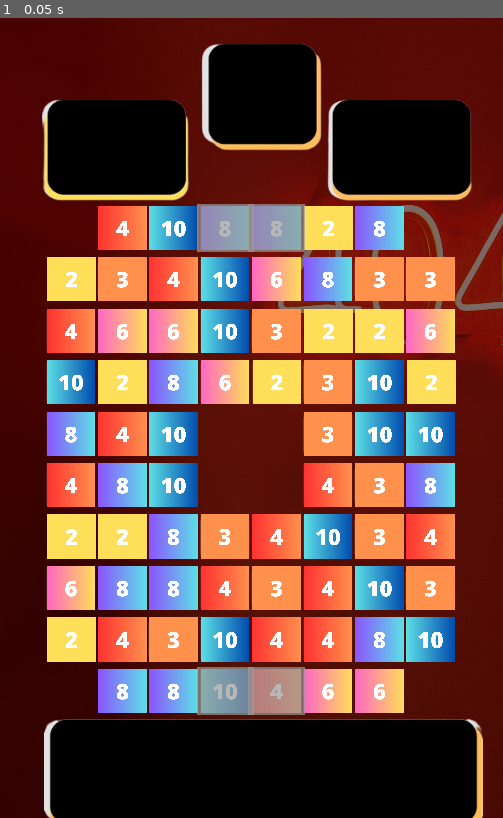
Above: before the commit, frame 1.
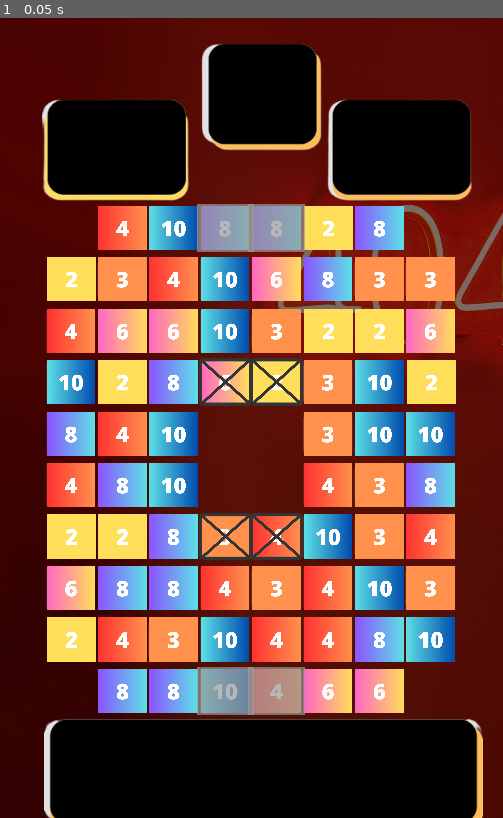
Above: after the commit, the same moment.

Repository: AARCOF/Play-To-Fail-Juego-en-Godot
Game: Godot game, scene res://Scenes/game_window.tscn
Two runs of this game, one before a commit and one after it. Both use one fixed random seed, a clock stepped at 60 frames per second and the inputs below.
Inputs:
- Up to frame 1 (0.05 s): no input

The runs differ from the first frame. In frame 1, 0.9% of the frame differs, in the area x 39-61%, y 42-68%.

Commit message:
build_licoriceObstacle

Diff:
--- a/Scenes/game_window.tscn
+++ b/Scenes/game_window.tscn
@@ -1,10 +1,11 @@
-[gd_scene load_steps=6 format=2]
+[gd_scene load_steps=7 format=2]
 
 [ext_resource path="res://art/background.jpg" type="Texture" id=1]
 [ext_resource path="res://art/top_ui.png" type="Texture" id=2]
 [ext_resource path="res://art/bottom_ui.png" type="Texture" id=3]
 [ext_resource path="res://grid.gd" type="Script" id=4]
 [ext_resource path="res://Scripts/block_holder.gd" type="Script" id=5]
+[ext_resource path="res://Scripts/lock_holder.gd" type="Script" id=6]
 
 [node name="game_window" type="Node2D"]
 
@@ -41,9 +42,13 @@
 y_offset = 5
 empty_spaces = PoolVector2Array( 0, 0, 7, 0, 0, 9, 7, 9, 3, 4, 4, 4, 3, 5, 4, 5 )
 block_spaces = PoolVector2Array( 3, 0, 4, 0, 3, 9, 4, 9 )
+lock_spaces = PoolVector2Array( 3, 3, 4, 3, 3, 6, 4, 6 )
 
 [node name="block_holder" type="Node2D" parent="."]
 script = ExtResource( 5 )
+
+[node name="lock_holder" type="Node2D" parent="."]
+script = ExtResource( 6 )
 
 [node name="destroy_timer" type="Timer" parent="."]
 wait_time = 0.15
@@ -57,7 +62,9 @@
 one_shot = true
 
 [connection signal="damage_block" from="grid" to="block_holder" method="_on_grid_damage_block"]
+[connection signal="damage_lock" from="grid" to="lock_holder" method="_on_grid_damage_lock"]
 [connection signal="make_block" from="grid" to="block_holder" method="_on_grid_make_block"]
+[connection signal="make_lock" from="grid" to="lock_holder" method="_on_grid_make_lock"]
 [connection signal="timeout" from="destroy_timer" to="grid" method="_on_destroy_timer_timeout"]
 [connection signal="timeout" from="collapse_timer" to="grid" method="_on_collapse_timer_timeout"]
 [connection signal="timeout" from="refill_timer" to="grid" method="_on_refill_timer_timeout"]
--- /dev/null
+++ b/Scenes/licorice.tscn
@@ -0,0 +1,12 @@
+[gd_scene load_steps=3 format=2]
+
+[ext_resource path="res://Scripts/licorice.gd" type="Script" id=1]
+[ext_resource path="res://art/obstacles/licorice.png" type="Texture" id=2]
+
+[node name="Node2D" type="Node2D"]
+scale = Vector2( 0.13, 0.13 )
+script = ExtResource( 1 )
+
+[node name="Sprite" type="Sprite" parent="."]
+modulate = Color( 0.619608, 0.619608, 0.619608, 1 )
+texture = ExtResource( 2 )
--- a/Scripts/block_holder.gd
+++ b/Scripts/block_holder.gd
@@ -25,9 +25,8 @@
 	block_pieces[board_position.x][board_position.y] = current
 
 func _on_grid_damage_block(board_position):
-	var block_piece = block_pieces[board_position.x][board_position.y]
-	if block_piece != null:
-		block_piece.take_damage(1)
-		if block_piece.health <= 0:
-			block_piece.queue_free()
-			block_piece = null
+	if block_pieces[board_position.x][board_position.y] != null:
+		block_pieces[board_position.x][board_position.y].take_damage(1)
+		if block_pieces[board_position.x][board_position.y].health <= 0:
+			block_pieces[board_position.x][board_position.y].queue_free()
+			block_pieces[board_position.x][board_position.y] = null
--- /dev/null
+++ b/Scripts/licorice.gd
@@ -0,0 +1,9 @@
+extends Node2D
+
+export (int) var health = 1
+
+func _ready():
+	pass # Replace with function body.
+
+func take_damage(damage):
+	health -= damage
--- /dev/null
+++ b/Scripts/lock_holder.gd
@@ -0,0 +1,32 @@
+extends Node2D
+
+var lock_pieces = []
+var width = 8
+var height = 10
+var licorice = preload("res://Scenes/licorice.tscn")
+
+func _ready():
+	pass
+
+func make_2d_array():
+	var array = []
+	for i in range(width):
+		array.append([])
+		for j in range(height):
+			array[i].append(null)
+	return array
+
+func _on_grid_make_lock(board_position):
+	if lock_pieces.size() == 0:
+		lock_pieces = make_2d_array()
+	var current = licorice.instance()
+	add_child(current)
+	current.position = Vector2(board_position.x * 64 + 87, -board_position.y * 64 + 837)
+	lock_pieces[board_position.x][board_position.y] = current
+
+func _on_grid_damage_lock(board_position):
+	if lock_pieces[board_position.x][board_position.y] != null:
+		lock_pieces[board_position.x][board_position.y].take_damage(1)
+		if lock_pieces[board_position.x][board_position.y].health <= 0:
+			lock_pieces[board_position.x][board_position.y].queue_free()
+			lock_pieces[board_position.x][board_position.y] = null
--- a/grid.gd
+++ b/grid.gd
@@ -15,10 +15,13 @@
 # Obstaculos
 export (PoolVector2Array) var empty_spaces
 export (PoolVector2Array) var block_spaces
+export (PoolVector2Array) var lock_spaces
 
 # Seniales de obstaculos
 signal make_block
 signal damage_block
+signal make_lock
+signal damage_lock
 
 # Array de piezas
 var possible_pieces = [
@@ -52,6 +55,7 @@
 	all_pieces = make_2d_array()
 	spawn_pieces()
 	spawn_block()
+	spawn_locks()
 
 func restricted_movement(place):
 	if is_in_array(empty_spaces, place):
@@ -92,6 +96,10 @@
 func spawn_block():
 	for i in range(block_spaces.size()):
 		emit_signal("make_block", block_spaces[i])
+
+func spawn_locks():
+	for i in range(lock_spaces.size()):
+		emit_signal("make_lock", lock_spaces[i])
 
 func match_at(i, j, color):
 	if i > 1:
@@ -219,13 +227,17 @@
 		for j in range(height):
 			if all_pieces[i][j] != null:
 				if all_pieces[i][j].matched:
-					emit_signal("damage_block", Vector2(i, j))
+					destroy_obstacles(i, j)
 					was_matched = true
 					all_pieces[i][j].queue_free()
 					all_pieces[i][j] = null
 
 	if was_matched:
 		get_parent().get_node("collapse_timer").start()
+
+func destroy_obstacles(column, row):
+	emit_signal("damage_block", Vector2(column, row))
+	emit_signal("damage_lock", Vector2(column, row))
 
 func collapse_columns():
 	for i in width:
Binary file added: art/obstacles/licorice.png
Not shown, added: art/obstacles/licorice.png.import
